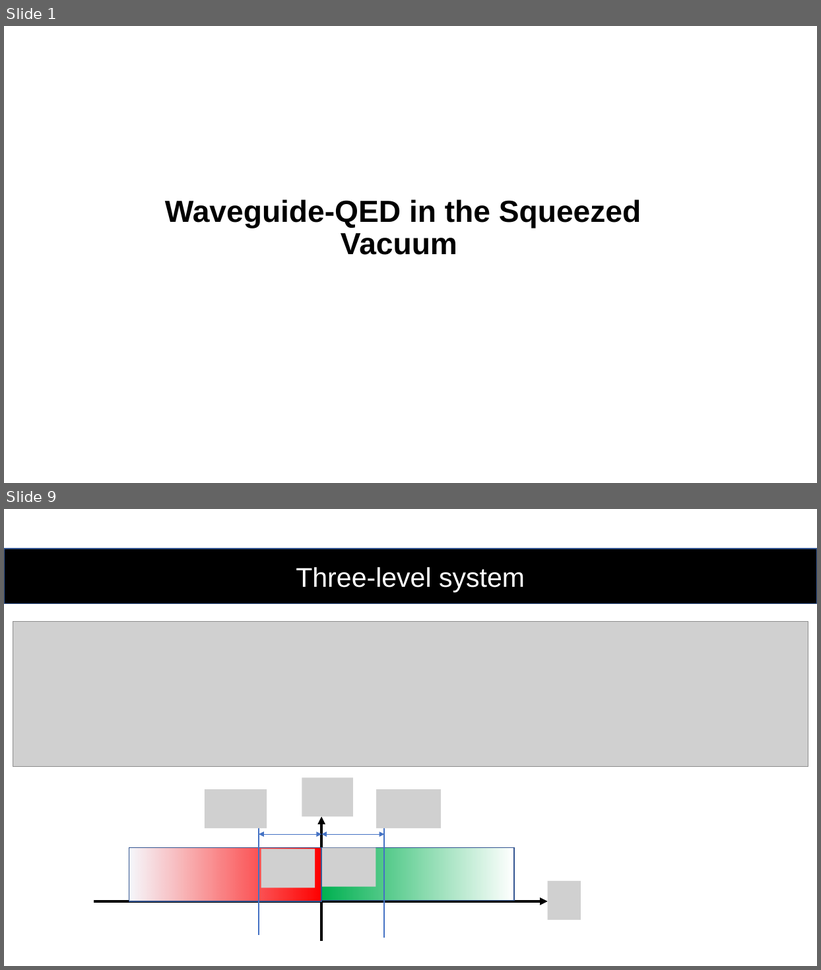
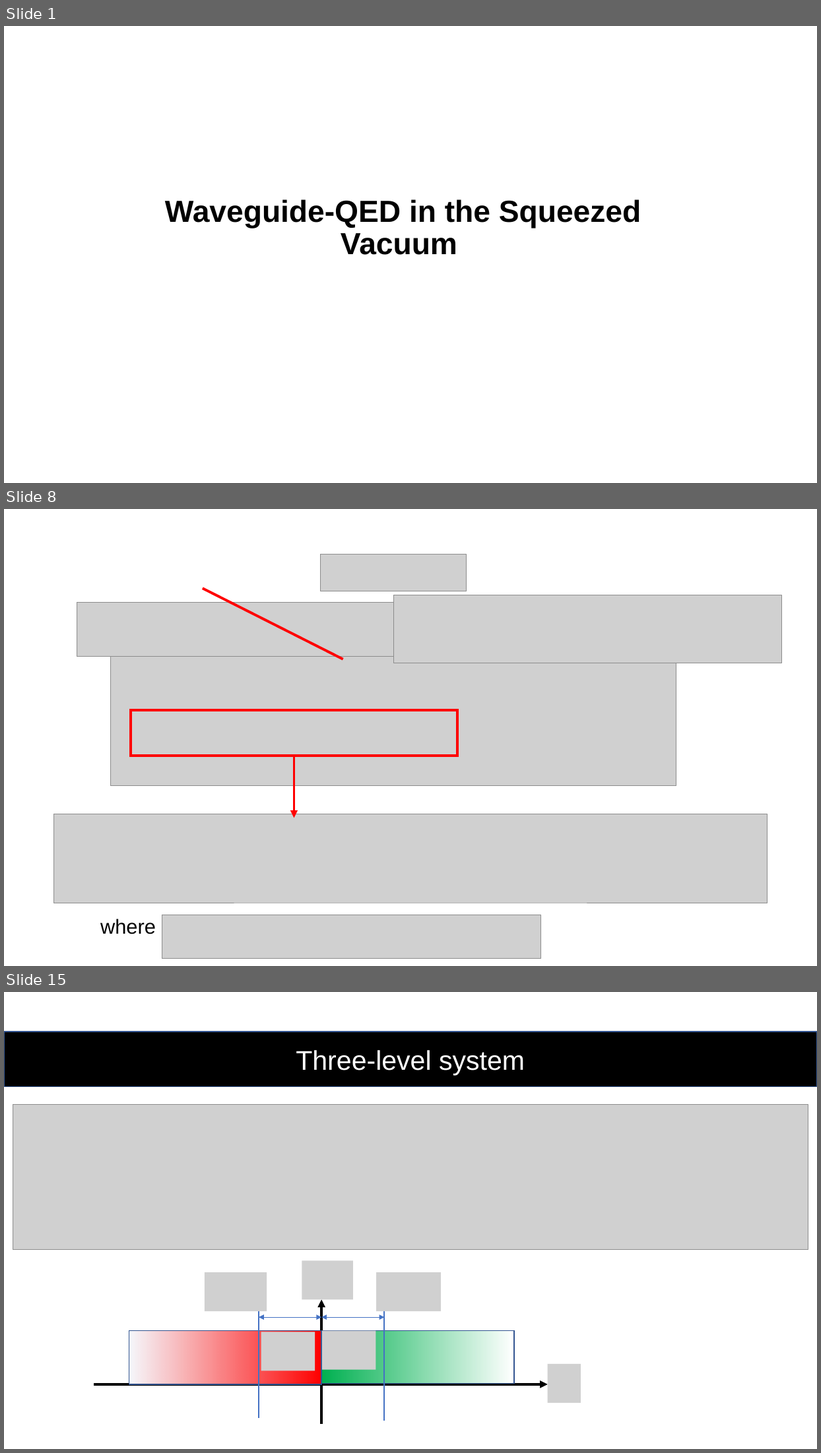
Before and after one commit to youjieyu888/circular-waveguide, a slide deck: Jieyu You.pptx. Shown one above the other, each under a label of ours: slides 1 and 9 before the commit, slides 1, 8 and 15 after it; the slides between them are not shown. The pictures are 821x970 and 821x1453 pixels, drawn with LibreOffice and Linux fonts; fonts in the diff are those of the drawing; grey boxes stand for pictures. Boxes give left, top, right and bottom in pixels: in the first picture for what was removed or moved away, otherwise in the second. Text is boxed around its words. In the diff, an @@ line names an element or a change of style, - is before the commit and + after.

```diff
--- a/Jieyu You.pptx
+++ b/Jieyu You.pptx
@@ slide 8 added at (4,509,817,966), background #FFFFFF @@
@@ picture added at (321,554,467,591) @@
@@ picture added at (77,602,394,657) @@
@@ line added from (203, 588) to (343, 659), #FF0000 3 pt @@
@@ picture added at (394,595,782,663) @@
@@ picture added at (111,657,677,787) @@
@@ rectangle added at (130,710,457,755), outline #FF0000 3 pt @@
@@ arrow added from (294, 756) to (294, 819), #FF0000 3 pt @@
@@ picture added at (54,815,768,903) @@
@@ text added at (100,919,156,935), 24 pt, text #000000 @@
+where
@@ picture added at (162,916,541,959) @@
@@ what was slide 9 is now slide 15 @@
```
Also in this commit, not shown: 8 slides changed, 7 other slides added, 1 slide removed.
